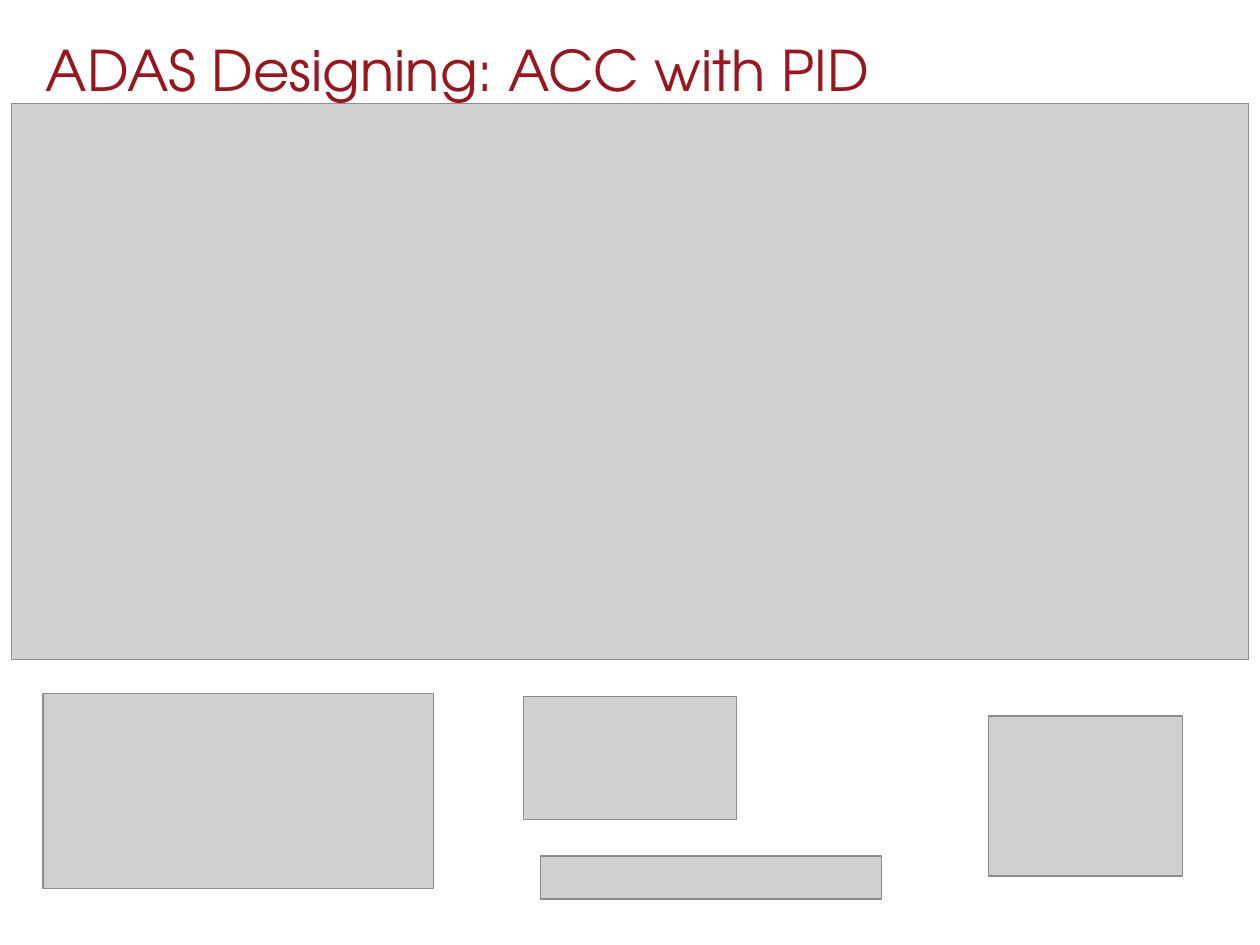
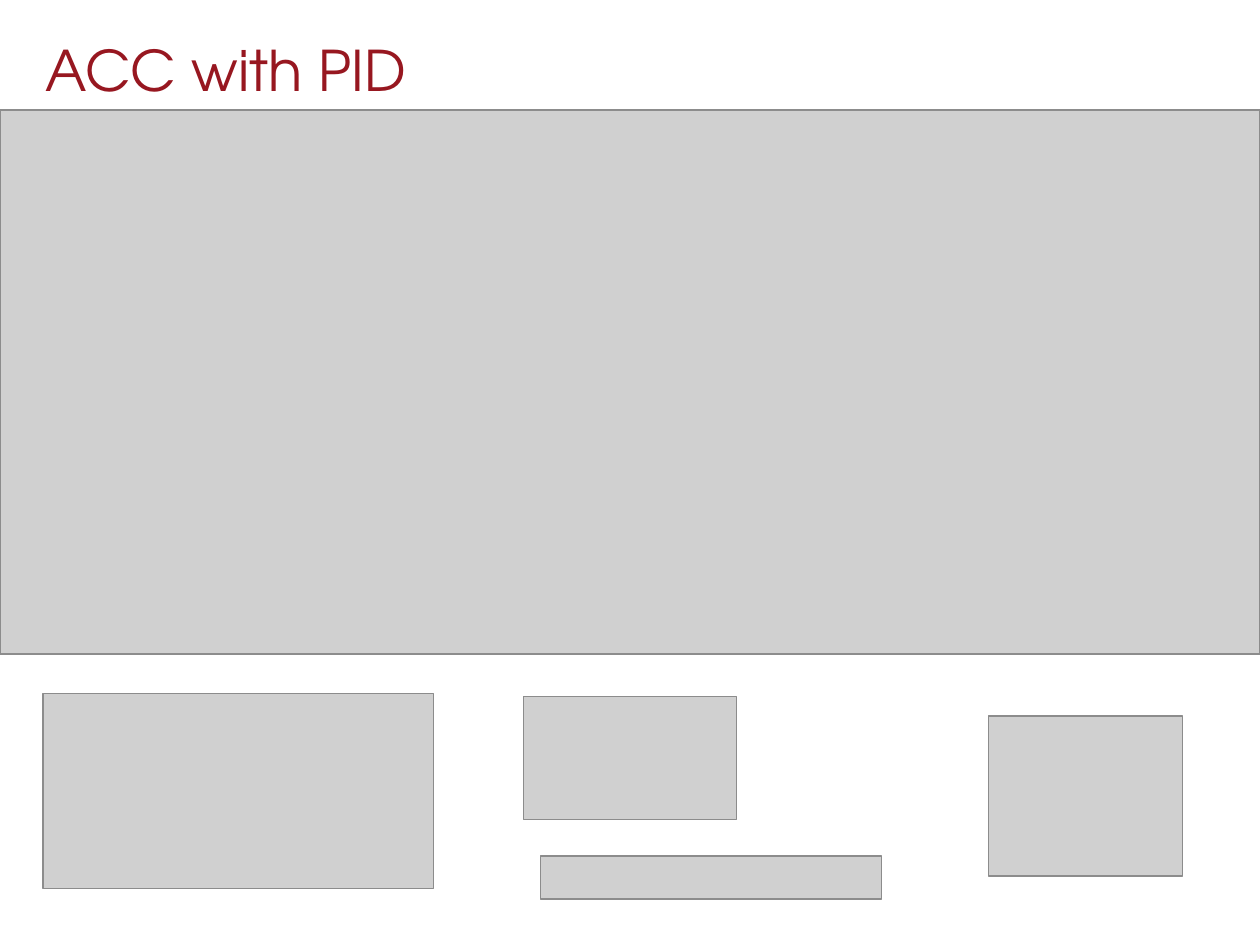
Before and after one commit to Arciro/CSAGV-project, a slide deck: slide 10 of Presentation.pptx. Drawn at 1260x945 pixels with LibreOffice and Linux fonts; fonts in the diff are those of the drawing; grey boxes stand for pictures. Boxes give left, top, right and bottom in pixels: in the first picture for what was removed or moved away, otherwise in the second. Text is boxed around its words. In the diff, an @@ line names an element or a change of style, - is before the commit and + after.

```diff
--- a/Presentation.pptx
+++ b/Presentation.pptx
@@ text at bbox=[46, 49, 406, 117]: text changed @@
-ADAS Designing: ACC with PID
+ACC with PID
@@ picture: place and size @@
-picture at bbox=[11, 103, 1249, 660]
+picture at bbox=[0, 110, 1260, 654]
```
Also in this commit, not shown: 3 other slides changed, 7 slides added, 1 slide removed, 44 other files.
